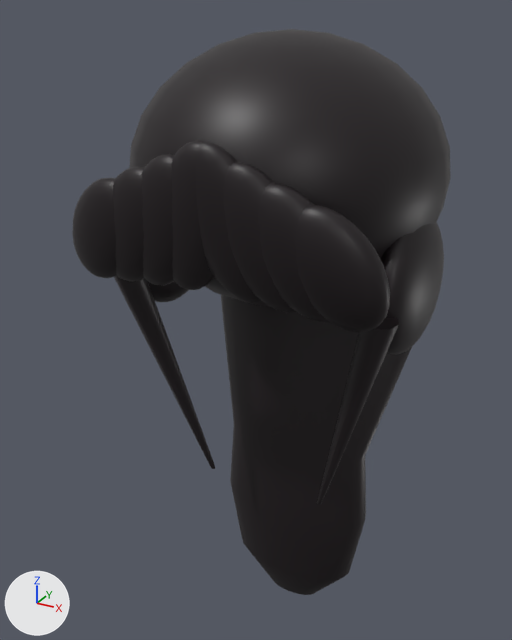
The glTF model public/models/hair_f.glb as it was, and as the next commit left it.
The view is the same before and after, from a 50 mm lens placed at (0.542, -1.072, 1.562), pointed at (-0.06, 0.022, 1.015). Every picture has the same lights, and +X, +Y and +Z are marked at lower left. The first picture is the older version. Vertices at exactly the same position are counted once.
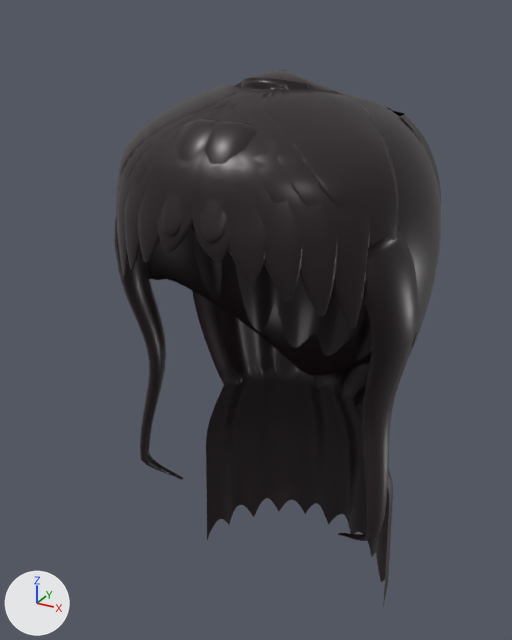
Patch to the scene script:
```diff
--- a/public/models/hair_f.glb.py
+++ b/public/models/hair_f.glb.py
@@ mat_material_0 @@
 mat_material_0.metallic = 0.1
-mat_material_0.roughness = 0.45
+mat_material_0.roughness = 0.36
@@ me_mesh_0 @@
 # used by ob_mesh_0; location = (0.0, 0.0, 0.0)
-me_mesh_0.from_pydata(...)  # 3101 vertices, 6084 faces; spans x -0.282..0.282, y -0.26..0.305, z 0.322..1.532
+me_mesh_0.from_pydata(...)  # 9596 vertices, 18736 faces; spans x -0.274..0.275, y -0.283..0.282, z 0.36..1.474
+# me_mesh_0 part 1: the loose piece of 273 vertices spanning x -0.271..0.271, y -0.245..0.305, z 1.076..1.532 is rebuilt with 1951 vertices and now spans x -0.272..0.272, y -0.261..0.282, z 0.853..1.474
+# me_mesh_0 part 2: the loose piece of 122 vertices spanning x -0.236..0.236, y 0.02..0.292, z 0.322..1.072 is rebuilt with 4453 vertices and now spans x -0.264..0.252, y 0.055..0.277, z 0.36..1.405
+# me_mesh_0 part 3: the loose piece of 18 vertices spanning x -0.265..-0.114, y -0.162..-0.049, z 0.702..1.138 is rebuilt with 252 vertices and now spans x -0.274..-0.172, y -0.17..-0.041, z 0.676..1.277
+# me_mesh_0 part 4: the loose piece of 18 vertices spanning x 0.114..0.265, y -0.162..-0.049, z 0.702..1.138 is rebuilt with 252 vertices and now spans x 0.172..0.275, y -0.17..-0.042, z 0.676..1.277
+# me_mesh_0 part 5: 2668 vertices removed from x -0.282..0.282, y -0.26..0.125, z 1.033..1.396; 2686 vertices added at x -0.248..0.248, y -0.283..0.002, z 1.11..1.451
 me_mesh_0.materials.append(mat_material_0)
```

Changed parts and their boxes (x1, y1, x2, y2) in the pictures (512 x 640 px; the box of a moved part takes in the faces that stretch with it):
'Mesh_0', surface changed, reshaped (14% narrower): before (72, 29, 451, 595); after (115, 69, 441, 608)
part 1 of me_mesh_0, rebuilt: before (130, 29, 451, 307); after (147, 69, 441, 375)
part 2 of me_mesh_0, rebuilt: before (221, 295, 412, 595); after (192, 108, 441, 608)
part 3 of me_mesh_0, rebuilt (32% narrower, 37% taller): before (114, 276, 215, 469); after (115, 216, 183, 480)
part 4 of me_mesh_0, rebuilt (66% taller): before (317, 317, 399, 505); after (338, 228, 418, 541)
part 5 of me_mesh_0, moved or reshaped: before (72, 141, 444, 355); after (116, 84, 399, 328)
